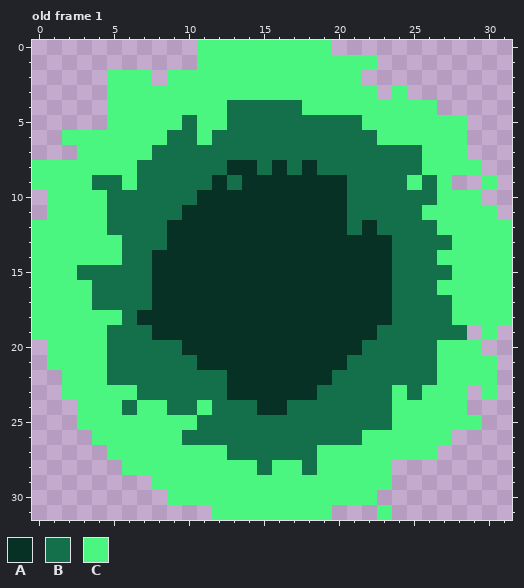
File history of a pixel-art file, Sblorb/sblorb.aseprite. The picture above is the old version.
32x32 pixels, 2 frames. Colours within 5 levels of each other are drawn and written as one. Shown: old frame 1. The commit also changed other frames, which this record leaves out.
Palette (. is transparent): A #063124  B #13704b  C #4bf680
Pixels before, old frame 1, first column x 0:
 0 ...........CCCCCCCCC............
 1 ...........CCCCCCCCCCCC.........
 2 .....CCC.CCCCCCCCCCCCC..........
 3 .....CCCCCCCCCCCCCCCCCC.C.......
 4 .....CCCCCCCCBBBBBCCCCCCCCC.....
 5 .....CCCCCBCCBBBBBBBBBCCCCCCC...
 6 ..CCCCCCCBBCBBBBBBBBBBBCCCCCC...
 7 ...CCCCCBBBBBBBBBBBBBBBBBBCCC...
 8 CCCCCCCBBBBBBAABABABBBBBBBCCCC..
 9 CCCCBBCBBBBBABAAAAAAABBBBCBC..C.
10 .CCCCBBBBBBAAAAAAAAAABBBBBBCCC..
11 .CCCCBBBBBAAAAAAAAAAABBBBBCCCCC.
12 CCCCCBBBBAAAAAAAAAAAABABBBBCCCCC
13 CCCCCCBBBAAAAAAAAAAAAAAABBBBCCCC
14 CCCCCCBBAAAAAAAAAAAAAAAABBBCCCCC
15 CCCBBBBBAAAAAAAAAAAAAAAABBBBCCCC
16 CCCCBBBBAAAAAAAAAAAAAAAABBBCCCCC
17 CCCCBBBBAAAAAAAAAAAAAAAABBBBCCCC
18 CCCCCCBAAAAAAAAAAAAAAAAABBBBCCCC
19 CCCCCBBBAAAAAAAAAAAAAAABBBBBB.C.
20 .CCCCBBBBBAAAAAAAAAAAABBBBBCCC..
21 .CCCCBBBBBBAAAAAAAAAABBBBBBCCCC.
22 ..CCCBBBBBBBBAAAAAAABBBBBBBCCCC.
23 ..CCCCCBBBBBBAAAAAABBBBBCBCCC.C.
24 ...CCCBCCBBCBBBAABBBBBBBCCCCC...
25 ...CCCCCCCCBBBBBBBBBBBBBCCCCCC..
26 ....CCCCCCBBBBBBBBBBBBCCCCCC....
27 .....CCCCCCCCBBBBBBCCCCCCCC.....
28 ......CCCCCCCCCBCCBCCCCC........
29 ........CCCCCCCCCCCCCCCC........
30 .........CCCCCCCCCCCCCC.........
31 ............CCCCCCCC...C........
After:
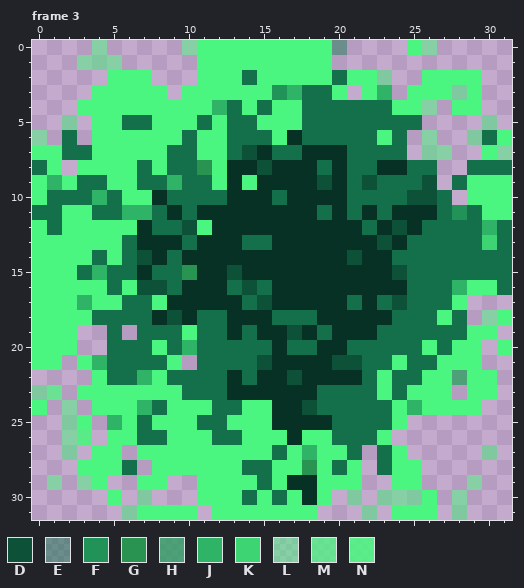
Colours new in this view: D #0d5138  E #13704b80  F #219258  G #299452  H #269d5dc0  J #2fb366  K #3dd473  L #4bf68080  M #4bf680c0  N #4bf680e0
A new or re-ordered frame is compared with the old frame closest to it.
Difference:
frames 2 -> 4
Changed rows in their new state; - is an unchanged pixel.
Frame 3 is new; against old frame 1:
first column x 0:
 0 ----L-----L---------E----CL-----
 1 ---LLL--------------...---------
 2 ---------..---B-----B-CL--CCCC--
 3 ----C----.------FJBB-.-J.CCCLC--
 4 ---CC-------J-C-CCBBBBBB--L-CC--
 5 --L-C-BB--CB---CCC----BBBB...-L-
 6 L-B.-----C--C---CA------B.L..LBC
 7 CCBB----C--CC-DA--AAA----.LL.-CL
 8 B-.-----C--GC--D-A--A--AA-B..BBB
 9 -J-B-C---J--CAC----D--D--BD.BC-C
10 CBBBJ-CCA--BB---B--------DDB.-CC
11 BB--B-JJ-AB--------B--A-AAABFB-C
12 -B---CCA-BDC---------ABADA-BBBJB
13 -------AA-B---BB-------DA---BBKB
14 ----B--D-B-----------D-----BBBBB
15 ----J--ABBG--D----------D---BBBB
16 ----C-CDDB---BDB--------A--BJ--B
17 ---JCC--C-----BD-----B-BD----...
18 ----BB-B-D-BB---BBB--------CB.L-
19 ---..-.-BBCBB-B--D-B---------C--
20 C--..---C-JBBBBB-BB--B----CB---C
21 C-.-J----C.BBBBD----DD--C-----.-
22 --..---JC-----B--D--AA-C--C-H---
23 LM.----CCC-------------CBC--.C--
24 C-L.--CJBCC---CC-AD------J---C--
25 --L-.J-B-----CCCAAAA-----.....--
26 --LN.--BB-CC--CCCACC--B-....----
27 --L-C-.------CCC-CJ--B.B-..---L-
28 ---CCCB.------B---G-B-.BCC------
29 -L-LC--C-..----B-AA---..CC---L--
30 -----C-L-..---B-B-A-.L.LLLC-L---
31 ------LCCCC--------.--L.CCC-L---
